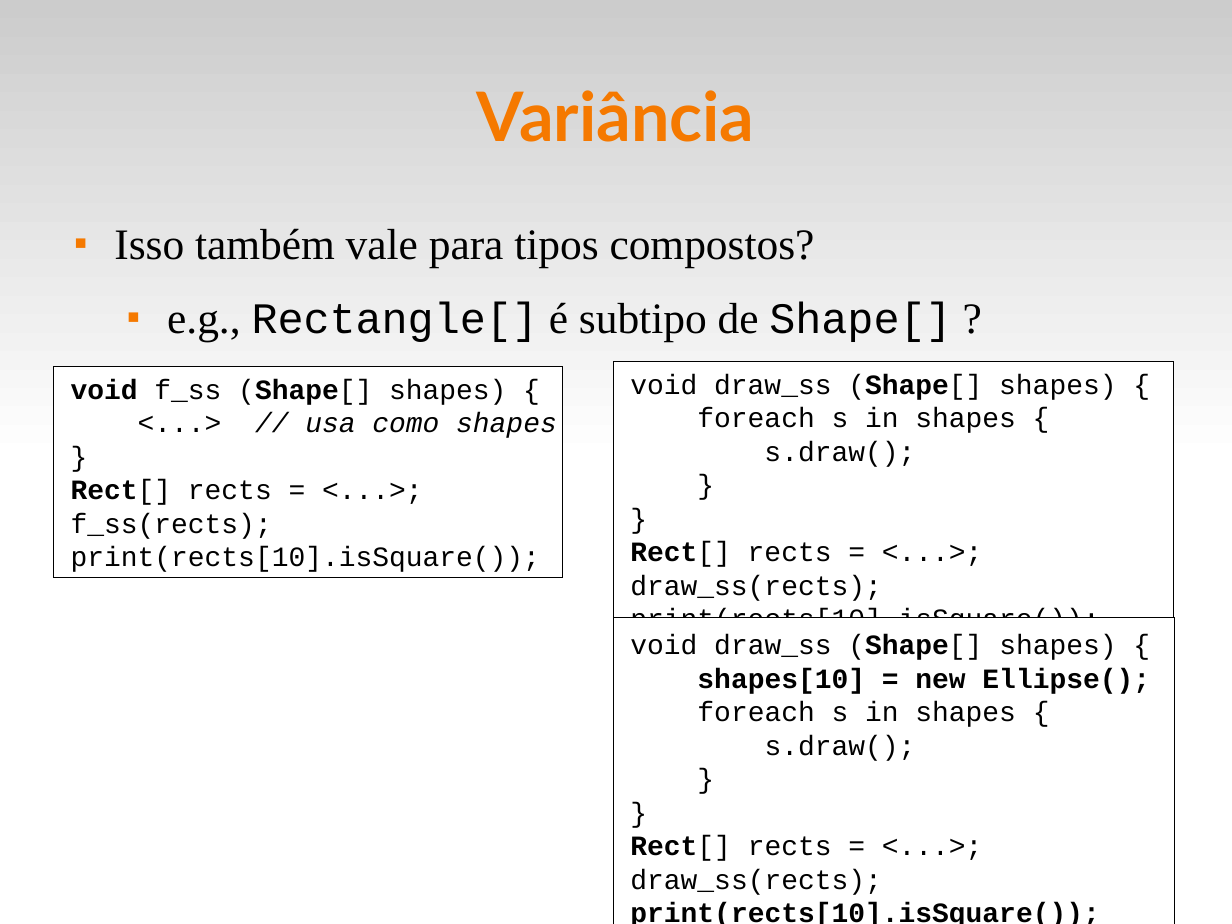
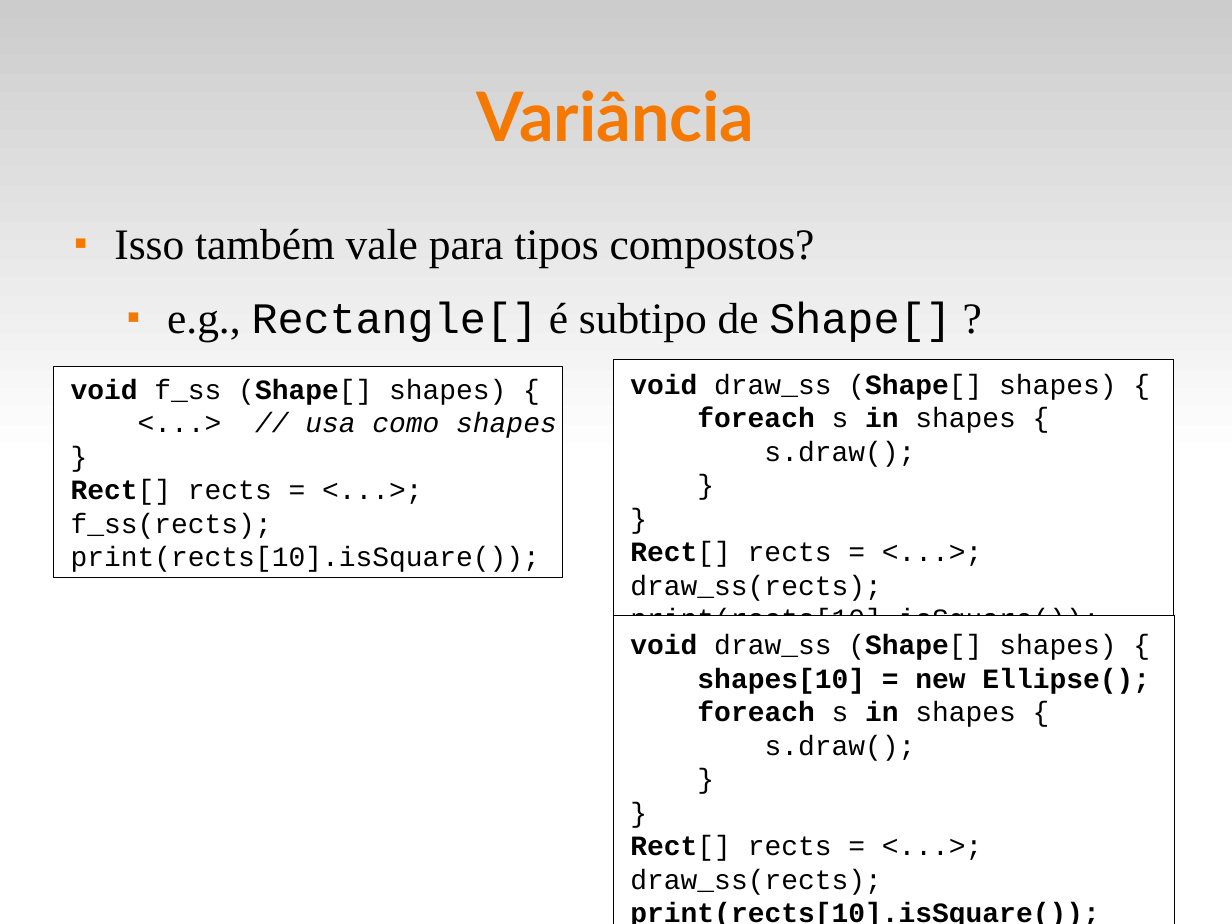
Before and after one commit to fsantanna-uerj/EDL, a slide deck: slide 21 of slides/edl-09-oo.odp. Drawn at 1232x924 pixels with LibreOffice and Linux fonts; fonts in the diff are those of the drawing. Boxes give left, top, right and bottom in pixels: in the first picture for what was removed or moved away, otherwise in the second. Text is boxed around its words. In the diff, an @@ line names an element or a change of style, - is before the commit and + after.

```diff
--- a/slides/edl-09-oo.odp
+++ b/slides/edl-09-oo.odp
@@ text in rectangle at (x1=630, y1=374, x2=1116, y2=433): bold on in "void", "foreach in" @@
@@ text in rectangle at (x1=630, y1=635, x2=1116, y2=727): bold on in "void", "foreach in" @@
```
Also in this commit, not shown: 5 other slides changed, 8 other files.
